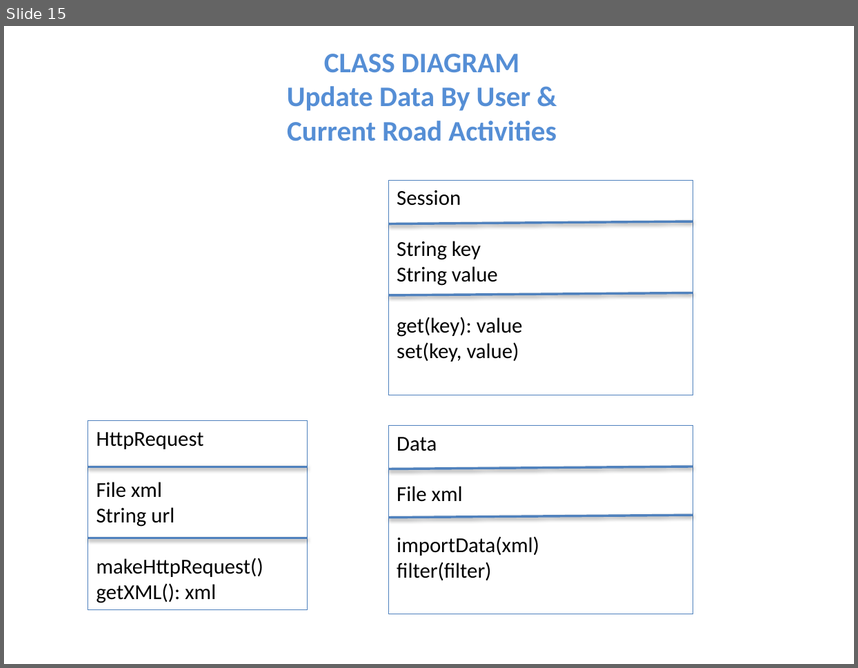
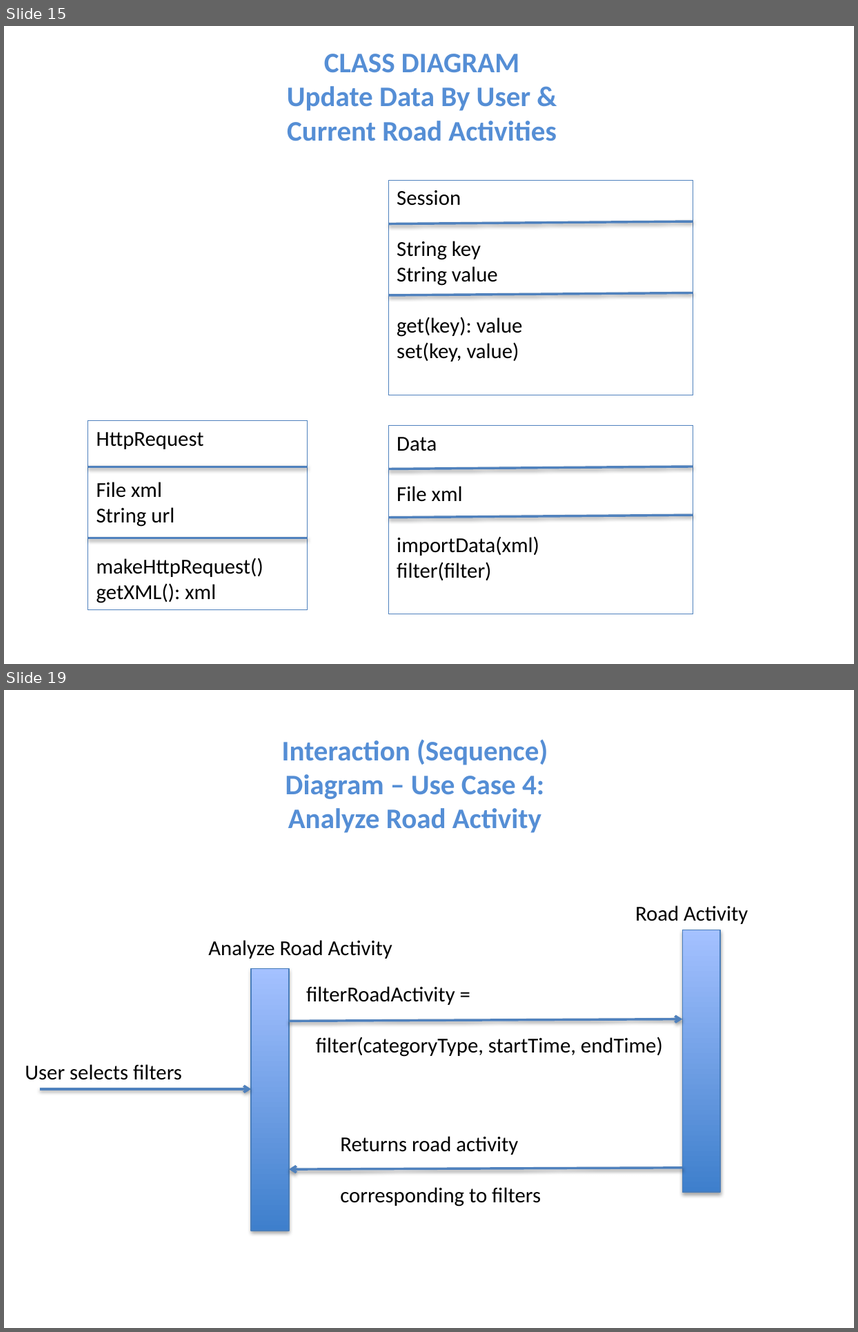
Before and after one commit to niemilkm/csc440-KevinNiemiller, a slide deck: deliverables/iteration2/other/DomainModel_SSD_ClassDiagrams.pptx. Shown one above the other, each under a label of ours: slide 15 before the commit, slides 15 and 19 after it; the slides between them are not shown. The pictures are 858x668 and 858x1332 pixels, drawn with LibreOffice and Linux fonts; fonts in the diff are those of the drawing. Boxes give left, top, right and bottom in pixels: in the first picture for what was removed or moved away, otherwise in the second. Text is boxed around its words. In the diff, an @@ line names an element or a change of style, - is before the commit and + after.

```diff
--- a/deliverables/iteration2/other/DomainModel_SSD_ClassDiagrams.pptx
+++ b/deliverables/iteration2/other/DomainModel_SSD_ClassDiagrams.pptx
@@ slide 19 added at box(4, 690, 854, 1328), background #FFFFFF @@
@@ text added at box(282, 740, 548, 833), 24 pt, text #558ED5, bold @@
+Interaction (Sequence) Diagram – Use Case 4: Analyze Road Activity
@@ text added at box(635, 905, 748, 924), 18 pt, text #000000 @@
+Road Activity
@@ rectangle added at box(682, 929, 721, 1192), fill gradient #3F80CE to #A4C4FF, outline #4B7EBC 0.75 pt @@
@@ text added at box(208, 940, 392, 958), 18 pt, text #000000 @@
+Analyze Road Activity
@@ rectangle added at box(252, 969, 290, 1231), fill gradient #3F80CE to #A4C4FF, outline #4B7EBC 0.75 pt @@
@@ text added at box(306, 986, 663, 1056), 18 pt, text #000000 @@
+filterRoadActivity =
+filter(categoryType, startTime, endTime)
@@ arrow added from (289, 1021) to (682, 1019), #4F81BD 2 pt @@
@@ text added at box(25, 1064, 182, 1080), 18 pt, text #000000 @@
+User selects filters
@@ arrow added from (40, 1089) to (252, 1089), #4F81BD 2 pt @@
@@ text added at box(340, 1136, 541, 1206), 18 pt, text #000000 @@
+Returns road activity
+corresponding to filters
@@ arrow added from (682, 1167) to (289, 1169), #4F81BD 2 pt @@
```
Also in this commit, not shown: 9 other slides added, 5 other files.
